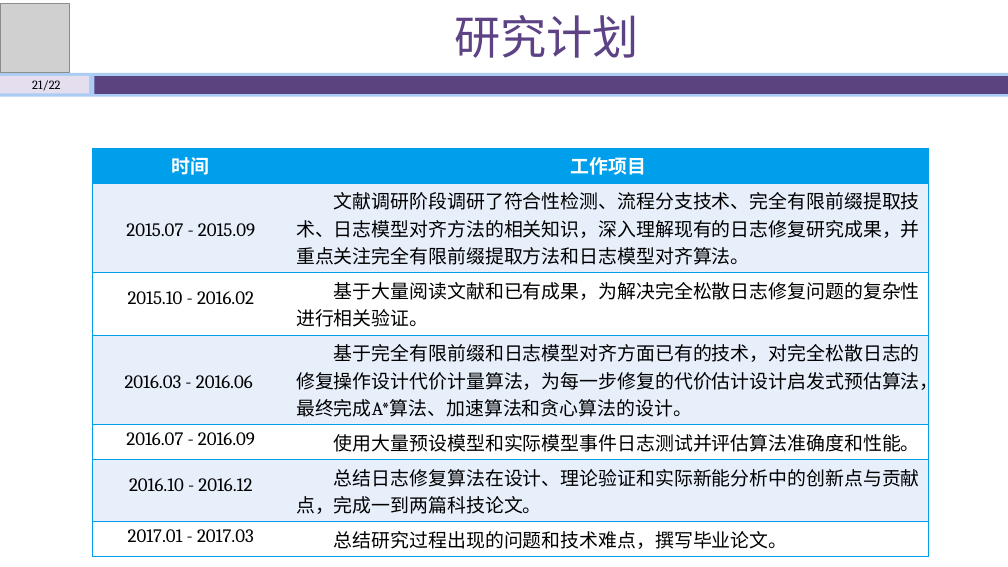
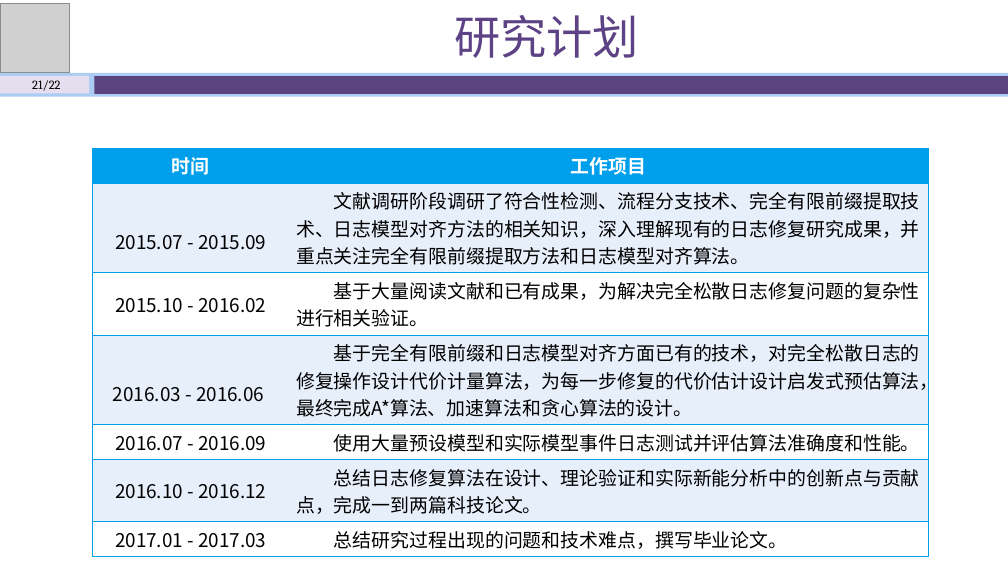
Before and after one commit to shawn47/0930, a slide deck: slide 21 of 开题答辩930-动画版.pptx. Drawn at 1008x567 pixels with LibreOffice and Linux fonts; fonts in the diff are those of the drawing; grey boxes stand for pictures. Boxes give left, top, right and bottom in pixels: in the first picture for what was removed or moved away, otherwise in the second. Text is boxed around its words. In the diff, an @@ line names an element or a change of style, - is before the commit and + after.

```diff
--- a/开题答辩930-动画版.pptx
+++ b/开题答辩930-动画版.pptx
@@ table at [93,148,929,553] @@
@@ font Cambria to Noto Sans CJK SC @@
```
Also in this commit, not shown: 7 other slides changed, 1 other file.
